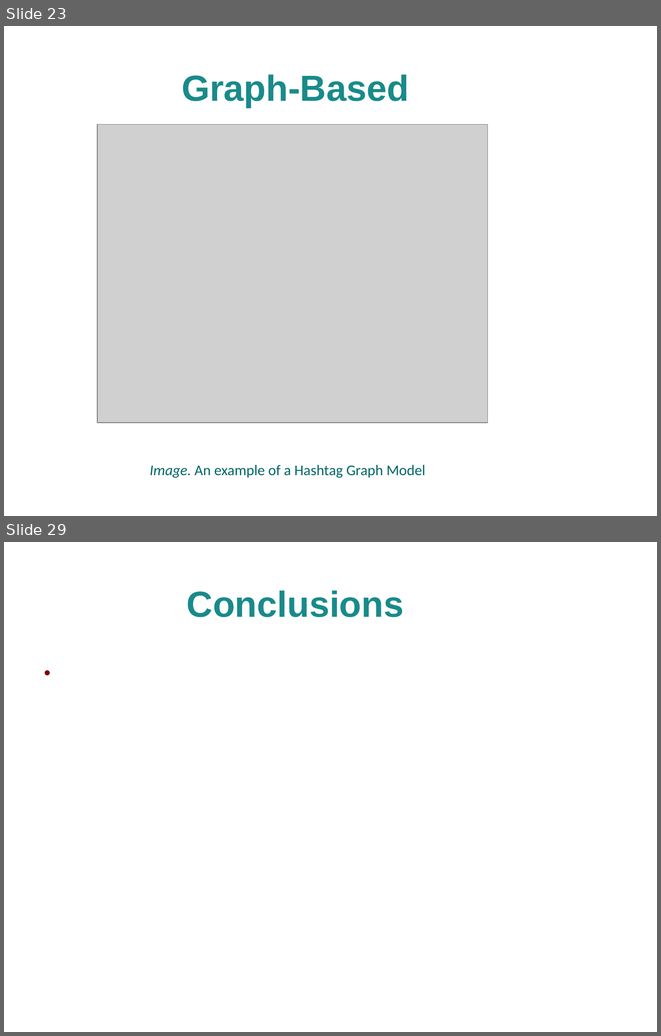
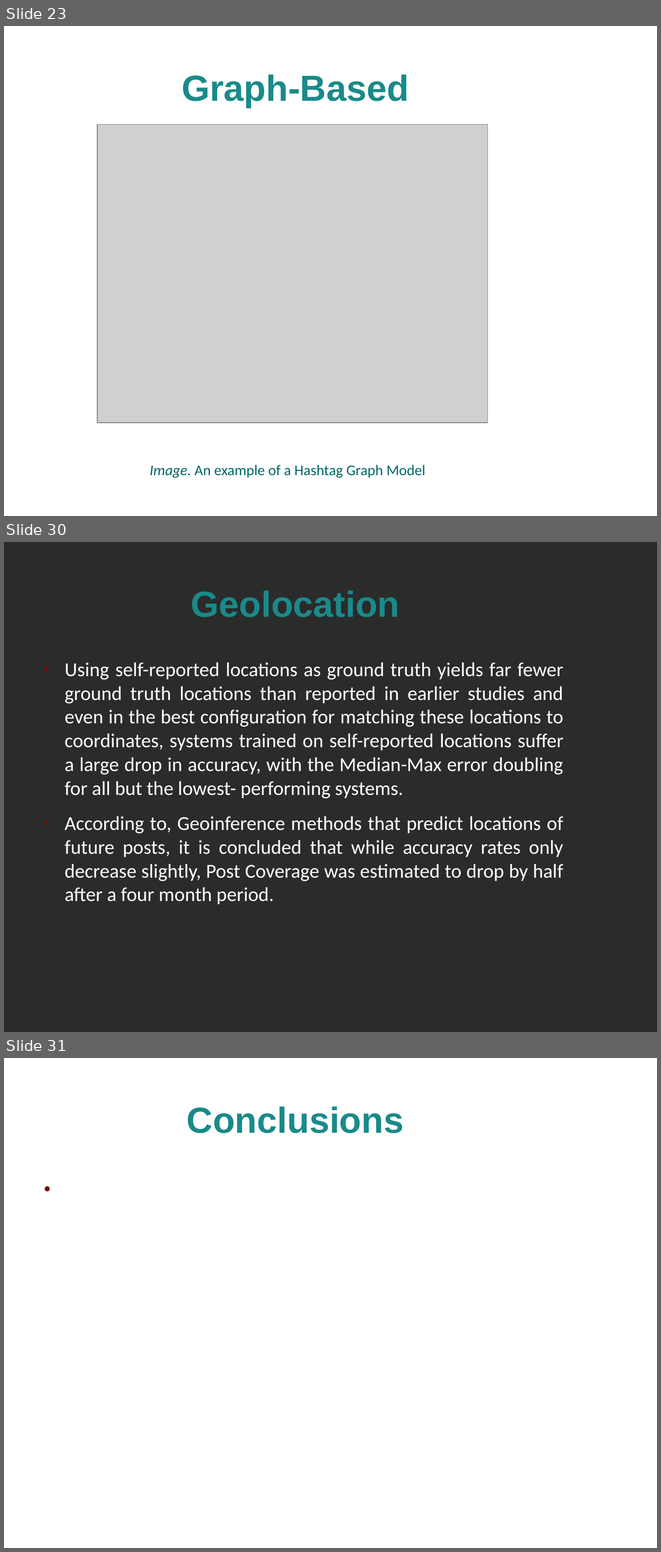
Before and after one commit to alextsil/twitter-topic-detection-and-analysis, a slide deck: parousiasi/presentation.odp. Shown one above the other, each under a label of ours: slides 23 and 29 before the commit, slides 23, 30 and 31 after it; the slides between them are not shown. The pictures are 661x1036 and 661x1552 pixels, drawn with LibreOffice and Linux fonts; fonts in the diff are those of the drawing; grey boxes stand for pictures; background and template pictures are left out; a plain dark background stands for a picture behind light text. Boxes give left, top, right and bottom in pixels: in the first picture for what was removed or moved away, otherwise in the second. Text is boxed around its words. In the diff, an @@ line names an element or a change of style, - is before the commit and + after.

Commit message:
Presentation Geolocation

```diff
--- a/parousiasi/presentation.odp
+++ b/parousiasi/presentation.odp
@@ slide 30 added at [4, 542, 657, 1032], background picture (left out) @@
@@ title added at [191, 590, 399, 617], 44 pt, text #198A8A, bold @@
+Geolocation
@@ text added at [64, 662, 564, 904], 24 pt, text #FFFFFF @@
+● Using self-reported locations as ground truth yields far fewer ground truth locations than reported in earlier studies and even in the best configuration for matching these locations to coordinates, systems trained on self-reported locations suffer a large drop in accuracy, with the Median-Max error doubling for all but the lowest- performing systems.
+● According to, Geoinference methods that predict locations of future posts, it is concluded that while accuracy rates only decrease slightly, Post Coverage was estimated to drop by half after a four month period.
@@ what was slide 29 is now slide 31 @@
```
Also in this commit, not shown: 6 other slides added, 5 slides removed.
